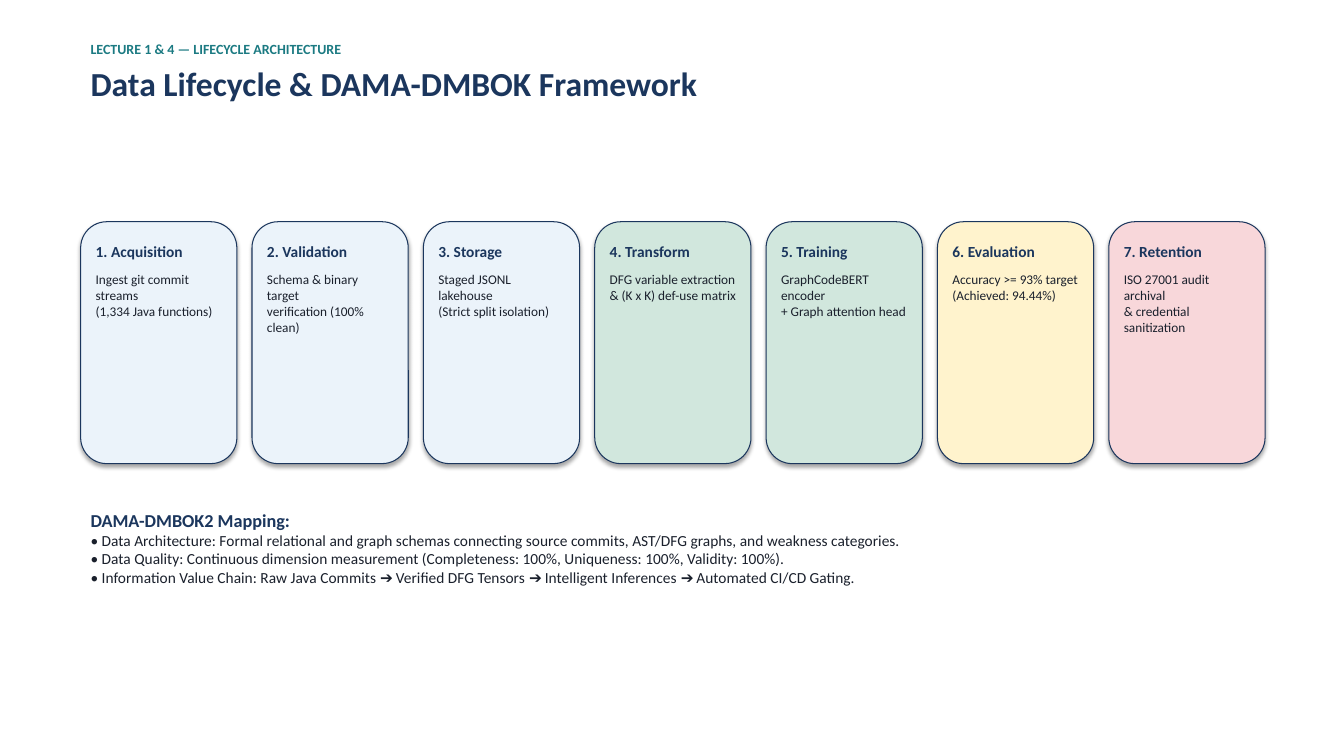
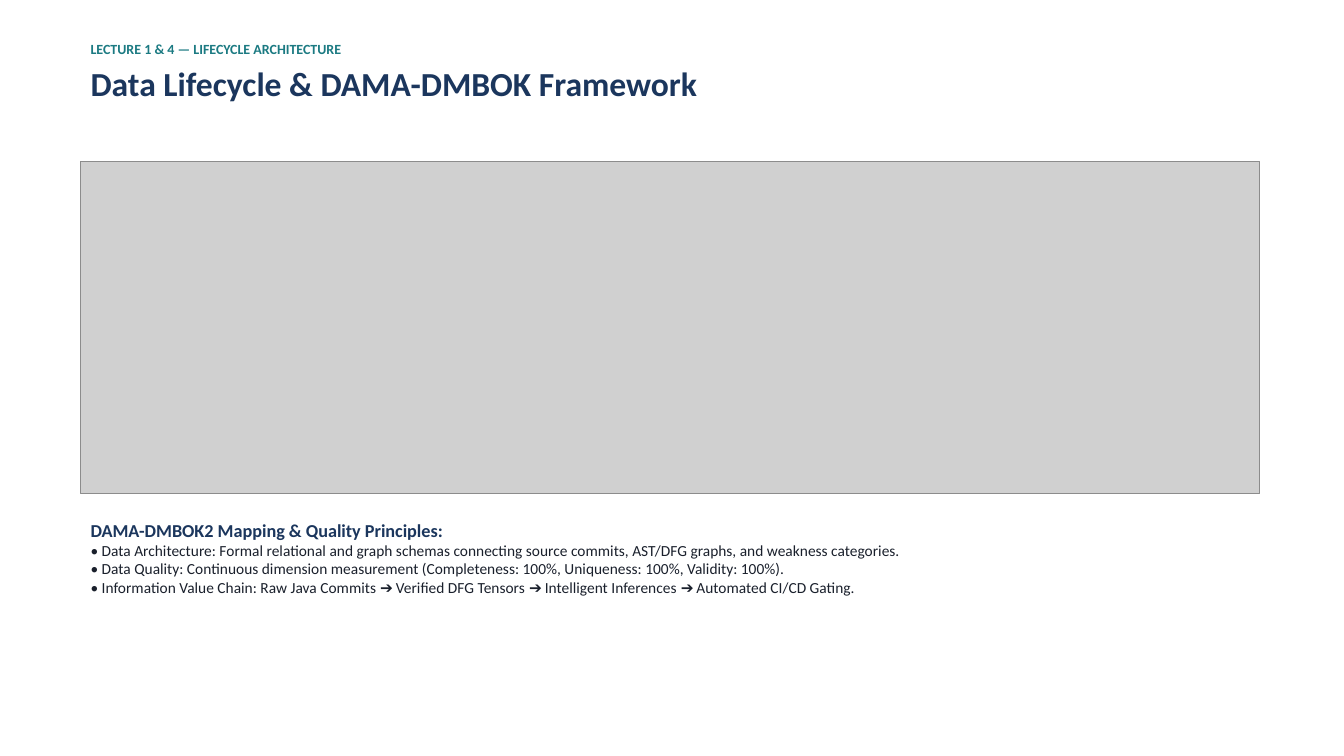
Before and after one commit to Tasik1/kbtu-mood-midterm-team2, a slide deck: slide 4 of docs/Midterm_Presentation_Team2.pptx. Drawn at 1344x756 pixels with LibreOffice and Linux fonts; fonts in the diff are those of the drawing; grey boxes stand for pictures. Boxes give left, top, right and bottom in pixels: in the first picture for what was removed or moved away, otherwise in the second. Text is boxed around its words. In the diff, an @@ line names an element or a change of style, - is before the commit and + after.

Commit message:
Update publication-grade figures with zero overlap, embed visual evidence in slides, add submission checklist and packaging tool

```diff
--- a/docs/Midterm_Presentation_Team2.pptx
+++ b/docs/Midterm_Presentation_Team2.pptx
@@ picture added at [81, 161, 1260, 494] @@
@@ rounded rectangle removed at [81, 222, 237, 464] @@
@@ rounded rectangle removed at [252, 222, 408, 464] @@
@@ rounded rectangle removed at [423, 222, 580, 464] @@
@@ rounded rectangle removed at [595, 222, 751, 464] @@
@@ rounded rectangle removed at [766, 222, 923, 464] @@
@@ rounded rectangle removed at [938, 222, 1094, 464] @@
@@ rounded rectangle removed at [1109, 222, 1265, 464] @@
@@ text removed at [96, 246, 212, 318] @@
-1. Acquisition
-Ingest git commit streams
-(1,334 Java functions)
@@ text removed at [267, 246, 364, 334] @@
-2. Validation
-Schema & binary target
-verification (100% clean)
@@ text removed at [438, 247, 549, 318] @@
-3. Storage
-Staged JSONL lakehouse
-(Strict split isolation)
@@ text removed at [610, 246, 736, 302] @@
-4. Transform
-DFG variable extraction
-& (K x K) def-use matrix
@@ text removed at [781, 246, 906, 318] @@
-5. Training
-GraphCodeBERT encoder
-+ Graph attention head
@@ text removed at [952, 246, 1078, 302] @@
-6. Evaluation
-Accuracy >= 93% target
-(Achieved: 94.44%)
@@ text removed at [1124, 246, 1210, 332] @@
-7. Retention
-ISO 27001 audit archival
-& credential sanitization
@@ text "DAMA-DMBOK2 Mapping & Quality Principles:": place and size @@
-text "DAMA-DMBOK2 Mapping & Quality Principles:" at [91, 514, 899, 586]
+text "DAMA-DMBOK2 Mapping & Quality Principles:" at [91, 524, 899, 596]
@@ text at [91, 524, 443, 540]: text changed @@
-DAMA-DMBOK2 Mapping:
+DAMA-DMBOK2 Mapping & Quality Principles:
```
Also in this commit, not shown: 2 other slides changed, 1 slide added, 1 slide removed, 18 other files.
